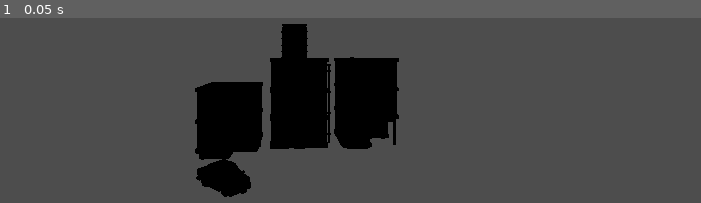
Above: before the commit, frame 1.
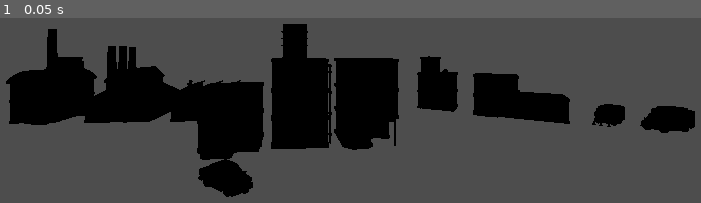
Above: after the commit, the same moment.

Repository: ghwns977/Games4900
Game: Godot game, scene res://Scenes/node_3d.tscn
The game is run twice, just before and just after one commit, with the same random seed, the same clock (stepped at 60 frames per second) and the same inputs.
Inputs:
- Up to frame 1 (0.05 s): no input

The runs differ from the first frame. In frame 1, 14% of the frame differs, in the area x 0-100%, y 3-97%.

Commit message:
Godot Assignment 1 done

Diff:
--- a/Godot/Scenes/node_3d.tscn
+++ b/Godot/Scenes/node_3d.tscn
@@ -7,6 +7,14 @@
 [ext_resource type="PackedScene" uid="uid://c1ox2cx1kymae" path="res://Cars/police.fbx" id="5_t3l2h"]
 [ext_resource type="PackedScene" uid="uid://dj1h3k1si0gbu" path="res://Scenes/Activator.tscn" id="6_ifh66"]
 [ext_resource type="PackedScene" uid="uid://cpggmaaqbaqv5" path="res://Scenes/greater.tscn" id="7_aeo3b"]
+[ext_resource type="PackedScene" uid="uid://dlimbocfsme56" path="res://Building_Comm/building-d.fbx" id="8_vudi7"]
+[ext_resource type="PackedScene" uid="uid://c5rcem7ft50ly" path="res://Building_Comm/building-e.fbx" id="9_1vwyg"]
+[ext_resource type="PackedScene" uid="uid://c8trvtl23hx8o" path="res://Cars/firetruck.fbx" id="10_ahc04"]
+[ext_resource type="PackedScene" uid="uid://c0v0p8fsjn5ci" path="res://Cars/cone.fbx" id="11_8cye3"]
+[ext_resource type="PackedScene" uid="uid://dec1o4rvf5ewm" path="res://Cars/ambulance.fbx" id="12_062e5"]
+[ext_resource type="PackedScene" uid="uid://b25pmqslpomcd" path="res://Building_Indust/building-m.fbx" id="13_8cye3"]
+[ext_resource type="PackedScene" uid="uid://dfmllc01tae6m" path="res://Building_Indust/building-n.fbx" id="14_062e5"]
+[ext_resource type="PackedScene" uid="uid://cslxy2uk8v2l3" path="res://Building_Indust/building-k.fbx" id="15_m2rse"]
 
 [node name="Node3D" type="Node3D" unique_id=417984978]
 
@@ -14,7 +22,7 @@
 transform = Transform3D(-0.99811023, 0, 0.06144933, 0, 1, 0, -0.06144933, 0, -0.99811023, 0.19782507, 1.3366401, -2.4564228)
 
 [node name="building-skyscraper-a" parent="." unique_id=1368531897 instance=ExtResource("1_r3fl7")]
-transform = Transform3D(1, 0, 0, 0, 1, 0, 0, 0, 1, -0.007423997, 0, 12.831902)
+transform = Transform3D(1, 0, 0, 0, 1, 0, 0, 0, 1, -0.022082925, -0.005700588, 12.843458)
 
 [node name="building-a" parent="building-skyscraper-a" unique_id=628077522 instance=ExtResource("2_jka67")]
 transform = Transform3D(1, 0, 0, 0, 1, 0, 0, 0, 1, 0.059467077, 0, -10.768641)
@@ -34,3 +42,33 @@
 
 [node name="Greater" parent="." unique_id=1155667492 instance=ExtResource("7_aeo3b")]
 transform = Transform3D(1, 0, 0, 0, 1, 0, 0, 0, 1, 0.17911005, 0, 6.122009)
+
+[node name="building-d" parent="." unique_id=1584062798 instance=ExtResource("8_vudi7")]
+transform = Transform3D(0.80074185, 0, -0.59900963, 0, 1, 0, 0.59900963, 0, 0.80074185, -3.5302575, 0, 4.747962)
+
+[node name="building-e" parent="." unique_id=676731515 instance=ExtResource("9_1vwyg")]
+transform = Transform3D(0.80074185, 0, -0.59900963, 0, 1, 0, 0.59900963, 0, 0.80074185, -4.7356977, 0, 3.6376085)
+
+[node name="firetruck" parent="building-e" unique_id=284971161 instance=ExtResource("10_ahc04")]
+transform = Transform3D(-0.17565194, 0, 0.08512286, 0, 0.19848672, 0, -0.08342822, 0, -0.17921983, -1.4634385, 0, 0.114209175)
+
+[node name="cone" parent="building-e/firetruck" unique_id=563944554 instance=ExtResource("11_8cye3")]
+transform = Transform3D(-0.5136415, 0, 0.025013387, 0, 0.503812, 0, -0.02451545, 0, -0.50341594, -0.635437, 0, 1.9291077)
+
+[node name="cone2" parent="building-e/firetruck" unique_id=1026805366 instance=ExtResource("11_8cye3")]
+transform = Transform3D(-0.5136415, 0, 0.025013387, 0, 0.503812, 0, -0.02451545, 0, -0.50341594, -0.09727669, 0, 1.967804)
+
+[node name="cone3" parent="building-e/firetruck" unique_id=860373360 instance=ExtResource("11_8cye3")]
+transform = Transform3D(-0.5136415, 0, 0.025013387, 0, 0.503812, 0, -0.02451545, 0, -0.50341594, 0.46453285, 0, 1.9767609)
+
+[node name="ambulance" parent="building-e" unique_id=1843035425 instance=ExtResource("12_062e5")]
+transform = Transform3D(-0.15719704, 0, 0.16830206, 0, 0.23029655, 0, -0.16830206, 0, -0.15719704, -2.1166778, 0, -0.13991928)
+
+[node name="building-m" parent="." unique_id=1993641948 instance=ExtResource("13_8cye3")]
+transform = Transform3D(1, 0, 0, 0, 1, 0, 0, 0, 1, 3.6081553, 0, 4.323226)
+
+[node name="building-n" parent="building-m" unique_id=1075523889 instance=ExtResource("14_062e5")]
+transform = Transform3D(1, 0, 0, 0, 1, 0, 0, 0, 1, 2.0265484, 0, -0.798316)
+
+[node name="building-k" parent="building-m" unique_id=174860806 instance=ExtResource("15_m2rse")]
+transform = Transform3D(1, 0, 0, 0, 1, 0, 0, 0, 1, -1.620358, 0, -0.38192654)
